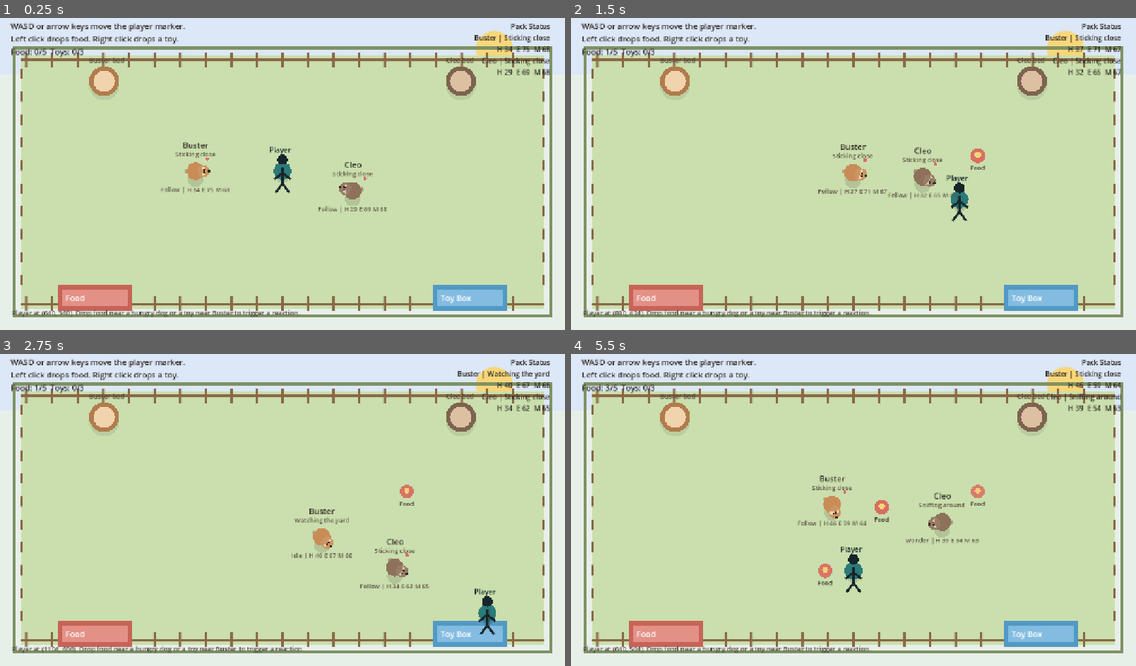
Above: before the commit, frames 1-4 (two rows, left to right).
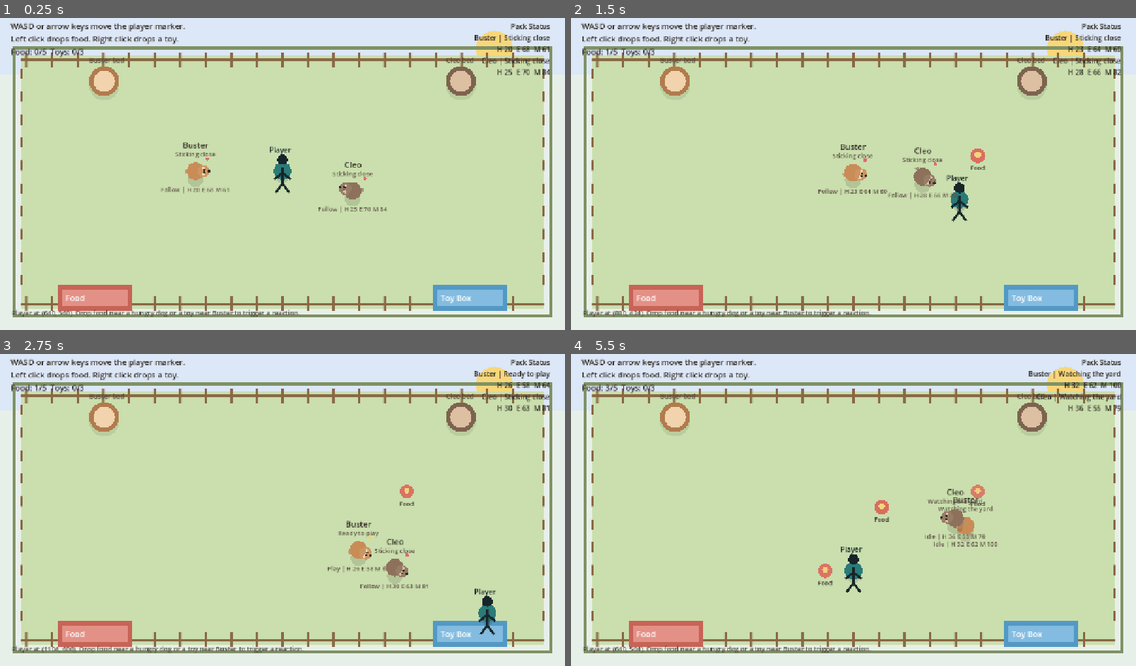
Above: after the commit, the same moments.

Repository: ttomas456/aa-autonomous-lifeform
Game: Godot game, scene res://scenes/main.tscn
The game is run twice, just before and just after one commit, with the same random seed, the same clock (stepped at 60 frames per second) and the same inputs.
Inputs (mouse positions are in pixels of both pictures, inside the frame that each line leads up to):
- Up to frame 1 (0.25 s): no input
- Up to frame 2 (1.5 s): move the mouse to (977, 155) at 0.52 s; hold D 0.53-1.28 s; click (977, 155) at 0.67 s; move the mouse to (740, 186) at 1.27 s; hold S from 1.28 s (still down)
- Up to frame 3 (2.75 s): move the mouse to (339, 438) at 2.02 s; release S at 2.03 s; hold D from 2.03 s (still down)
- Up to frame 4 (5.5 s): move the mouse to (825, 569) at 2.77 s; release D at 2.78 s; hold W 2.78-3.53 s; click (825, 569) at 2.92 s; move the mouse to (1023, 553) at 3.52 s; hold A 3.53-5.03 s; move the mouse to (684, 460) at 4.27 s; move the mouse to (881, 506) at 5.02 s; hold S from 5.03 s (still down); click (881, 506) at 5.17 s

The runs differ from the first frame. In frame 1, 0.1% of the frame differs, in the area x 32-98%, y 9-62%; in frame 2, 0.1%; in frame 3, 1.2%; in frame 4, 2.1%, in the area x 40-98%, y 5-62%.

Commit message:
Extract dog needs model

Diff:
--- a/scripts/dog.gd
+++ b/scripts/dog.gd
@@ -1,5 +1,7 @@
 extends CharacterBody2D
 class_name DogAgent
+
+const DogNeedsScript := preload("res://scripts/dog_needs.gd")
 
 enum DogState {
 	IDLE,
@@ -37,9 +39,7 @@
 @onready var status_label: Label = $StatusLabel
 
 var world: Node = null
-var hunger := 28.0
-var energy := 88.0
-var happiness := 76.0
+var needs := DogNeedsScript.new()
 var state := DogState.IDLE
 var decision_timer := 0.0
 var wander_target := Vector2.ZERO
@@ -58,8 +58,6 @@
 	coat_color = profile.get("coat_color", coat_color)
 	accent_color = profile.get("accent_color", accent_color)
 	move_speed = profile.get("move_speed", move_speed)
-	hunger_rate = profile.get("hunger_rate", hunger_rate)
-	energy_drain = profile.get("energy_drain", energy_drain)
 	curiosity = profile.get("curiosity", curiosity)
 	sociability = profile.get("sociability", sociability)
 	playfulness = profile.get("playfulness", playfulness)
@@ -67,14 +65,13 @@
 	wander_bias = profile.get("wander_bias", wander_bias)
 	bed_position = profile.get("bed_position", bed_position)
 	favorite_spots = profile.get("favorite_spots", favorite_spots)
+	needs.configure(profile)
 
 
 func _ready() -> void:
 	world = get_tree().get_first_node_in_group("world")
 	name_label.text = dog_name
-	hunger = randf_range(18.0, 36.0)
-	energy = randf_range(68.0, 92.0)
-	happiness = randf_range(58.0, 84.0)
+	needs.randomize_start()
 	choose_state(true)
 
 
@@ -98,14 +95,14 @@
 	if velocity.length() > 4.0:
 		facing = velocity.normalized()
 
-	tail_time += delta * (2.0 + playfulness * 1.5 + happiness / 90.0)
+	tail_time += delta * (2.0 + playfulness * 1.5 + needs.happiness / 90.0)
 	_update_labels()
 	queue_redraw()
 
 
 func _draw() -> void:
 	draw_circle(Vector2(0.0, 18.0), 18.0, Color(0, 0, 0, 0.12))
-	var tail_length := 18.0 + happiness * 0.08
+	var tail_length := 18.0 + needs.happiness * 0.08
 	var tail_swing := sin(tail_time * 6.0) * deg_to_rad(16.0 + playfulness * 26.0)
 	var tail_direction := (-facing).rotated(tail_swing)
 	var head_center := facing * 18.0
@@ -131,17 +128,7 @@
 
 
 func _update_needs(delta: float) -> void:
-	var activity_scale = 1.0 + velocity.length() / max(move_speed, 1.0)
-	hunger = clampf(hunger + hunger_rate * delta, 0.0, 100.0)
-	energy = clampf(energy - energy_drain * delta * activity_scale, 0.0, 100.0)
-	happiness = clampf(happiness - happiness_drift * delta + 0.35 * delta * sociability, 0.0, 100.0)
-
-	if state == DogState.SLEEP:
-		energy = clampf(energy + (18.0 + rest_bias * 8.0) * delta, 0.0, 100.0)
-		happiness = clampf(happiness + 4.0 * delta, 0.0, 100.0)
-	elif state == DogState.PLAY:
-		happiness = clampf(happiness + 6.5 * delta, 0.0, 100.0)
-		energy = clampf(energy - 2.2 * delta, 0.0, 100.0)
+	needs.tick(delta, velocity.length(), move_speed, state == DogState.SLEEP, state == DogState.PLAY)
 
 
 func choose_state(force := false) -> void:
@@ -152,7 +139,7 @@
 	var food_target = world.get_nearest_item("food", global_position)
 	var toy_target = world.get_nearest_item("toy", global_position)
 	var player_distance = global_position.distance_to(world.get_player_position())
-	var sleep_threshold = lerpf(38.0, 54.0, rest_bias)
+	var sleep_threshold = needs.sleep_threshold()
 	var mate_distance := INF
 
 	if target_pack_mate == null:
@@ -160,9 +147,9 @@
 	if target_pack_mate != null:
 		mate_distance = global_position.distance_to(target_pack_mate.global_position)
 
-	if energy <= sleep_threshold:
+	if needs.energy <= sleep_threshold:
 		next_state = DogState.SLEEP
-	elif hunger >= 58.0 and food_target != null:
+	elif needs.hunger >= 58.0 and food_target != null:
 		next_state = DogState.SEEK_FOOD
 		target_item = food_target
 	elif toy_target != null and (playfulness * 100.0) > randf_range(18.0, 100.0):
@@ -170,7 +157,7 @@
 		target_item = toy_target
 	elif player_distance <= lerpf(150.0, 250.0, sociability):
 		next_state = DogState.FOLLOW_PLAYER
-	elif playfulness > 0.55 and happiness < 64.0:
+	elif playfulness > 0.55 and needs.happiness < 64.0:
 		if target_pack_mate != null:
 			next_state = DogState.PLAY
 	elif mate_distance < 120.0 and sociability > 0.45 and randf() < sociability:
@@ -209,8 +196,7 @@
 			if global_position.distance_to(target_item.global_position) < 22.0:
 				world.consume_item(target_item)
 				target_item = null
-				hunger = clampf(hunger - 46.0, 0.0, 100.0)
-				happiness = clampf(happiness + 10.0, 0.0, 100.0)
+				needs.eat()
 				choose_state(true)
 				return Vector2.ZERO
 			return _arrive(target_item.global_position, 22.0, 1.0)
@@ -218,8 +204,7 @@
 			if is_instance_valid(target_item):
 				if global_position.distance_to(target_item.global_position) < 26.0:
 					world.register_play(target_item)
-					happiness = clampf(happiness + 14.0, 0.0, 100.0)
-					energy = clampf(energy - 8.0, 0.0, 100.0)
+					needs.play()
 					_pick_new_wander_target()
 					decision_timer = 0.2
 					return _seek(wander_target, 0.6)
@@ -227,7 +212,7 @@
 
 			if is_instance_valid(target_pack_mate):
 				if global_position.distance_to(target_pack_mate.global_position) < 30.0:
-					happiness = clampf(happiness + 10.0, 0.0, 100.0)
+					needs.play(10.0, 2.0)
 					decision_timer = 0.1
 					return Vector2.ZERO
 				return _arrive(target_pack_mate.global_position, 30.0, 1.0)
@@ -275,11 +260,11 @@
 
 
 func _needs_urgent_transition() -> bool:
-	if state == DogState.SLEEP and energy >= 82.0:
+	if state == DogState.SLEEP and needs.energy >= 82.0:
 		return true
-	if state != DogState.SLEEP and energy <= lerpf(38.0, 54.0, rest_bias):
+	if state != DogState.SLEEP and needs.energy <= needs.sleep_threshold():
 		return true
-	if state != DogState.SEEK_FOOD and hunger >= 72.0 and world.get_nearest_item("food", global_position) != null:
+	if state != DogState.SEEK_FOOD and needs.hunger >= 72.0 and world.get_nearest_item("food", global_position) != null:
 		return true
 	return false
 
@@ -289,9 +274,9 @@
 	thought_label.text = thought
 	status_label.text = "%s | H %.0f E %.0f M %.0f" % [
 		STATE_NAMES[state],
-		hunger,
-		energy,
-		happiness
+		needs.hunger,
+		needs.energy,
+		needs.happiness
 	]
 
 
@@ -314,9 +299,9 @@
 func get_snapshot() -> Dictionary:
 	return {
 		"dog_name": dog_name,
-		"hunger": hunger,
-		"energy": energy,
-		"happiness": happiness,
+		"hunger": needs.hunger,
+		"energy": needs.energy,
+		"happiness": needs.happiness,
 		"state": STATE_NAMES[state],
 		"thought": thought
 	}
--- /dev/null
+++ b/scripts/dog_needs.gd
@@ -0,0 +1,58 @@
+extends RefCounted
+class_name DogNeeds
+
+var hunger := 28.0
+var energy := 88.0
+var happiness := 76.0
+var hunger_rate := 2.3
+var energy_drain := 1.8
+var happiness_drift := 1.0
+var rest_bias := 0.5
+var sociability := 0.5
+
+
+func configure(profile: Dictionary) -> void:
+	hunger_rate = profile.get("hunger_rate", hunger_rate)
+	energy_drain = profile.get("energy_drain", energy_drain)
+	happiness_drift = profile.get("happiness_drift", happiness_drift)
+	rest_bias = profile.get("rest_bias", rest_bias)
+	sociability = profile.get("sociability", sociability)
+
+
+func randomize_start() -> void:
+	hunger = randf_range(18.0, 36.0)
+	energy = randf_range(68.0, 92.0)
+	happiness = randf_range(58.0, 84.0)
+
+
+func tick(delta: float, velocity_length: float, max_speed: float, is_sleeping: bool, is_playing: bool) -> void:
+	var activity_scale := 1.0 + velocity_length / maxf(max_speed, 1.0)
+	hunger = clampf(hunger + hunger_rate * delta, 0.0, 100.0)
+	energy = clampf(energy - energy_drain * delta * activity_scale, 0.0, 100.0)
+	happiness = clampf(happiness - happiness_drift * delta + 0.35 * delta * sociability, 0.0, 100.0)
+
+	if is_sleeping:
+		energy = clampf(energy + (18.0 + rest_bias * 8.0) * delta, 0.0, 100.0)
+		happiness = clampf(happiness + 4.0 * delta, 0.0, 100.0)
+	elif is_playing:
+		happiness = clampf(happiness + 6.5 * delta, 0.0, 100.0)
+		energy = clampf(energy - 2.2 * delta, 0.0, 100.0)
+
+
+func eat(amount := 46.0) -> void:
+	hunger = clampf(hunger - amount, 0.0, 100.0)
+	happiness = clampf(happiness + 10.0, 0.0, 100.0)
+
+
+func play(happiness_gain := 14.0, energy_cost := 8.0) -> void:
+	happiness = clampf(happiness + happiness_gain, 0.0, 100.0)
+	energy = clampf(energy - energy_cost, 0.0, 100.0)
+
+
+func comfort(amount := 12.0) -> void:
+	happiness = clampf(happiness + amount, 0.0, 100.0)
+	energy = clampf(energy + amount * 0.25, 0.0, 100.0)
+
+
+func sleep_threshold() -> float:
+	return lerpf(38.0, 54.0, rest_bias)
